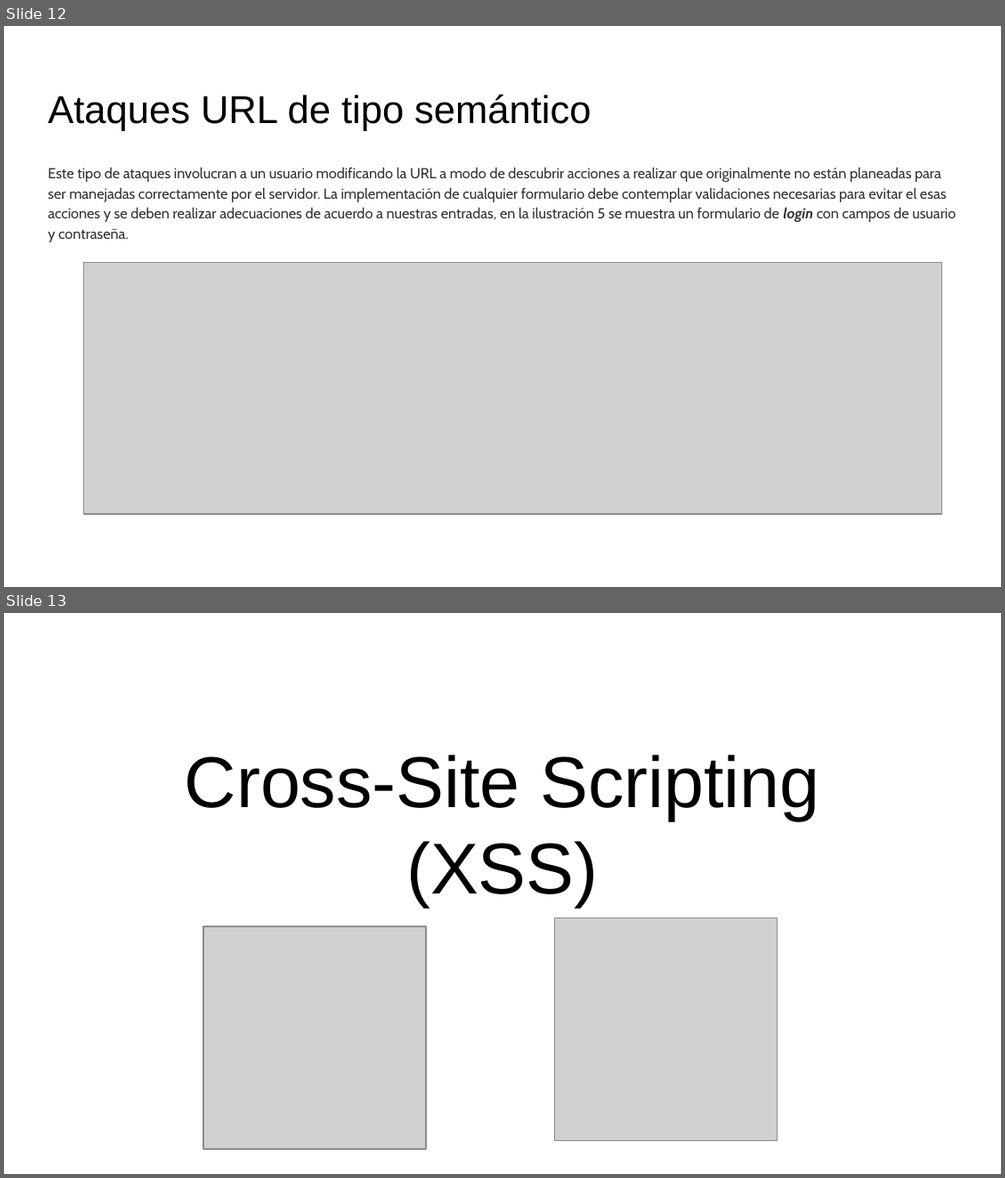
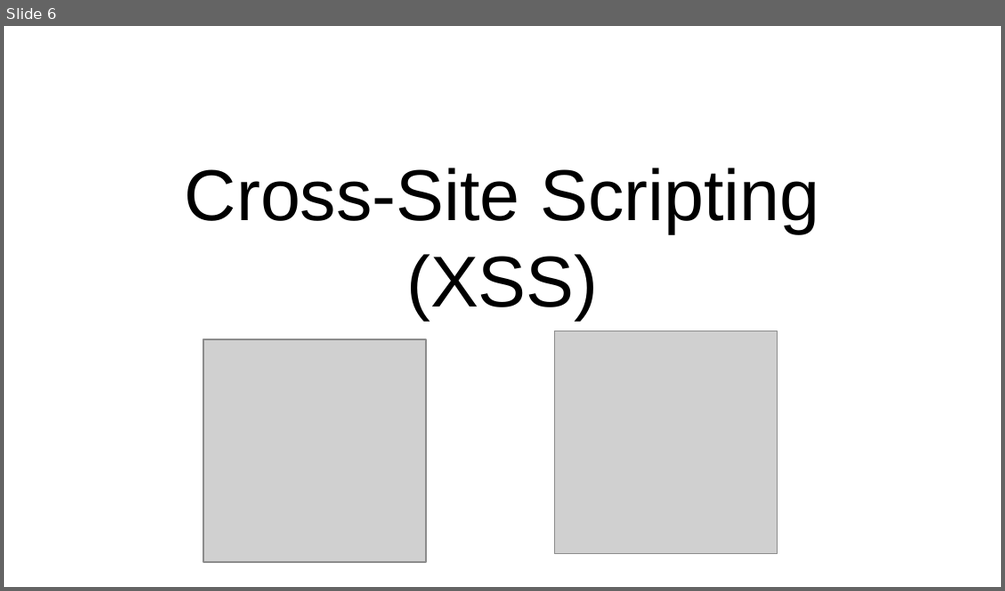
Before and after one commit to AshWilliams/Seguridad.Net, a slide deck: Seguridad_de_aplicaciones_web.pptx. Shown one above the other, each under a label of ours: slides 12 and 13 before the commit, slide 6 after it. The pictures are 1005x1178 and 1005x591 pixels, drawn with LibreOffice and Linux fonts; fonts in the diff are those of the drawing; grey boxes stand for pictures. Boxes give left, top, right and bottom in pixels: in the first picture for what was removed or moved away, otherwise in the second. Text is boxed around its words. In the diff, an @@ line names an element or a change of style, - is before the commit and + after.

```diff
--- a/Seguridad_de_aplicaciones_web.pptx
+++ b/Seguridad_de_aplicaciones_web.pptx
@@ slide 12 removed at box(4, 26, 1001, 587), background #FFFFFF @@
@@ title removed at box(48, 95, 591, 131) @@
-Ataques URL de tipo semántico
@@ text removed at box(48, 167, 955, 242) @@
-Este tipo de ataques involucran a un usuario modificando la URL a modo de descubrir acciones a realizar que originalmente no están planeadas para ser manejadas correctamente por el servidor. La implementación de cualquier formulario debe contemplar validaciones necesarias para evitar el esas acciones y se deben realizar adecuaciones de acuerdo a nuestras entradas, en la ilustración 5 se muestra un formulario de login con campos de usuario y contraseña.
@@ picture removed at box(84, 262, 941, 514) @@
@@ what was slide 13 is now slide 6 @@
```
Also in this commit, not shown: 6 slides changed, 10 slides added, 15 other slides removed, 2 other files.
